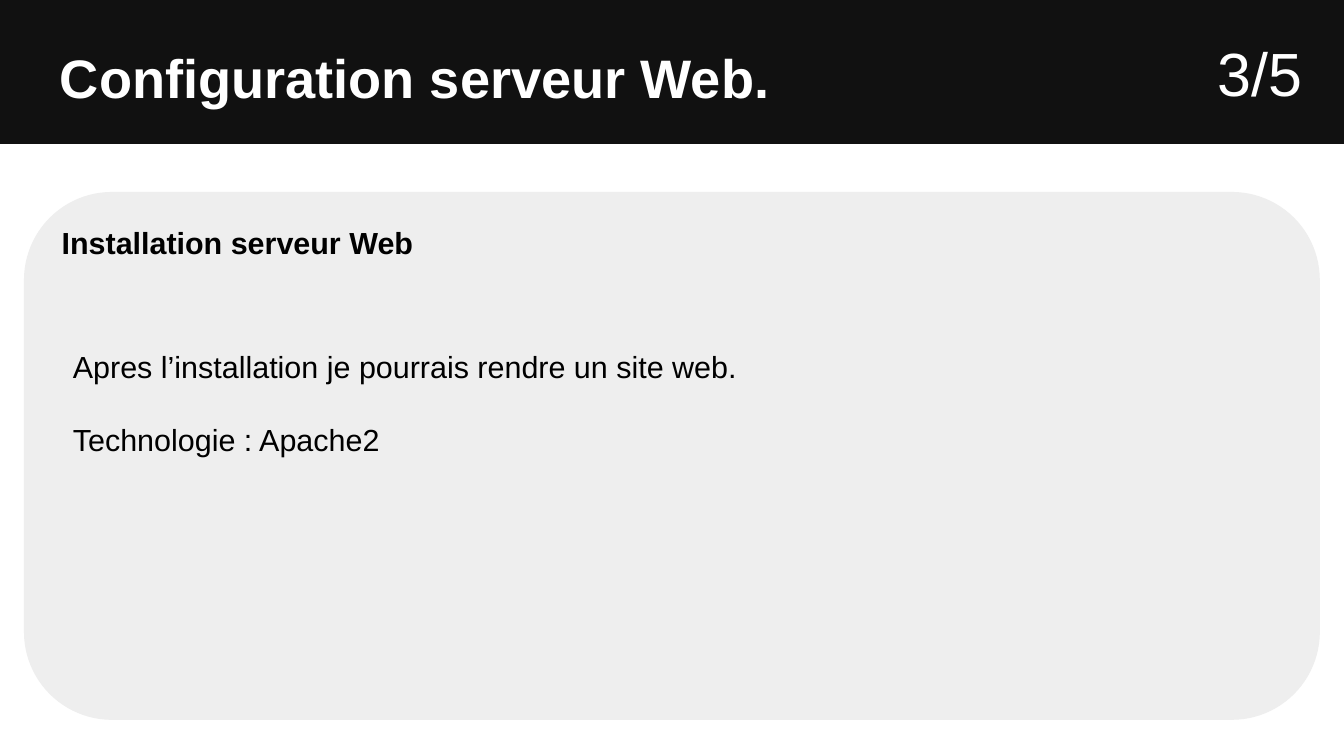
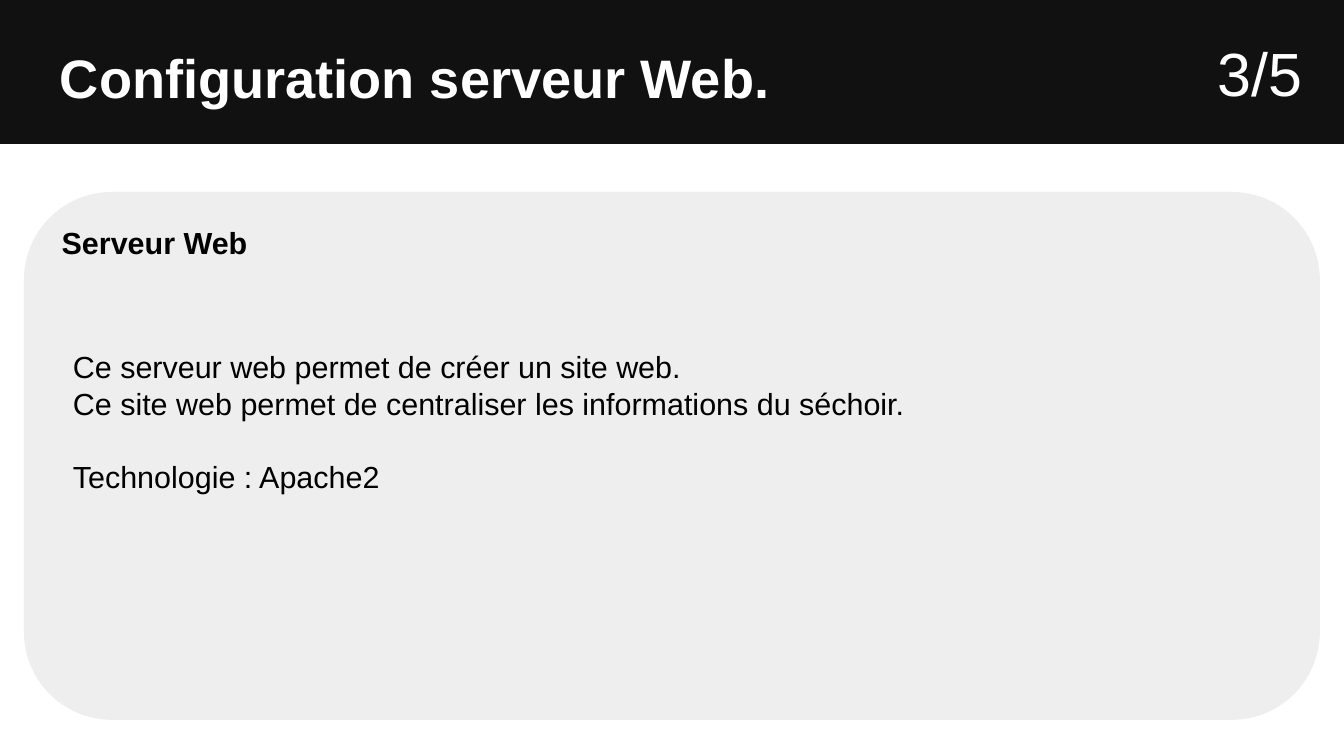
Before and after one commit to Sauvage89/sechoir-houblon, a slide deck: slide 23 of doc/diaporama/revu2/revu2_sauvage.odp (slide 21 before the commit). Drawn at 1344x756 pixels with LibreOffice and Linux fonts; fonts in the diff are those of the drawing. Boxes give left, top, right and bottom in pixels: in the first picture for what was removed or moved away, otherwise in the second. Text is boxed around its words. In the diff, an @@ line names an element or a change of style, - is before the commit and + after.

```diff
--- a/doc/diaporama/revu2/revu2_sauvage.odp
+++ b/doc/diaporama/revu2/revu2_sauvage.odp
@@ text in rounded rectangle at bbox=[62, 232, 248, 255]: text changed @@
-Installation serveur Web
+Serveur Web
@@ text at bbox=[73, 355, 904, 421]: text changed @@
-Apres l’installation je pourrais rendre un site web.
+Ce serveur web permet de créer un site web.
+Ce site web permet de centraliser les informations du séchoir.
```
Also in this commit, not shown: 18 other slides changed, 9 slides added, 3 slides removed.
